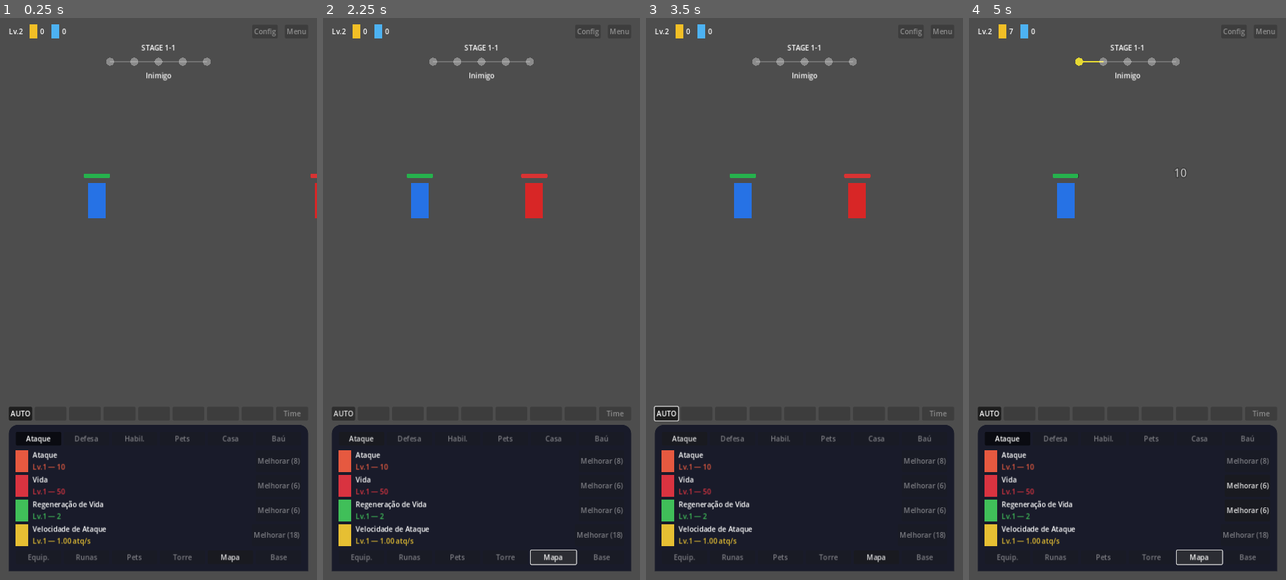
Above: before the commit, frames 1-4 (left to right).
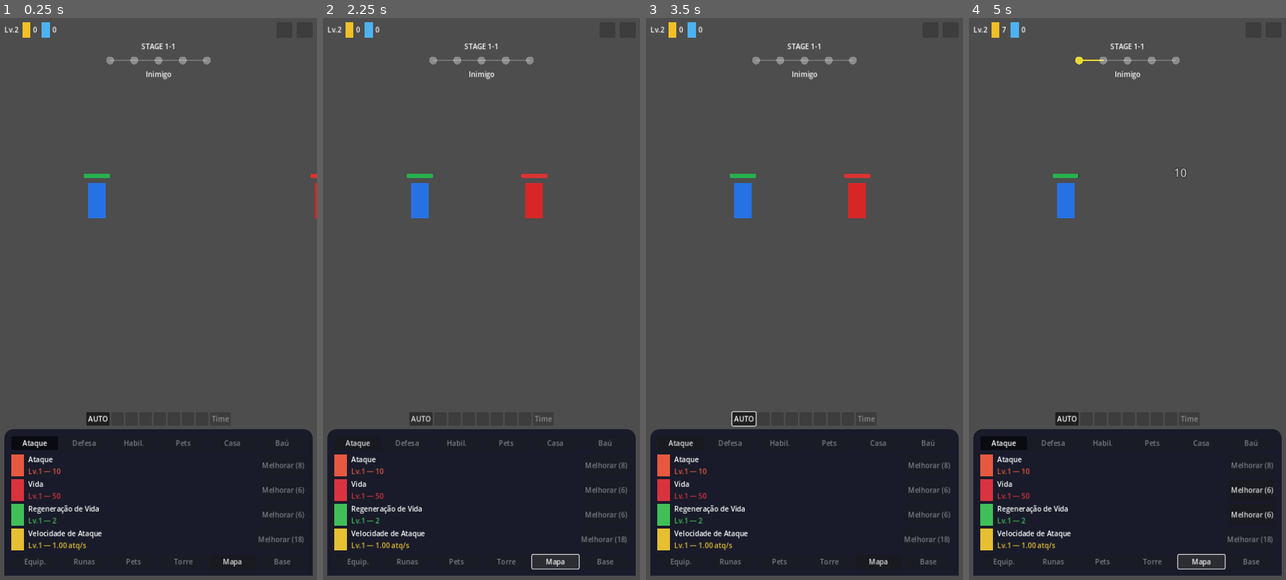
Above: after the commit, the same moments.

Repository: kaducfc/Projetos
Game: Godot game, scene res://scenes/Main.tscn
The game is run twice, just before and just after one commit, with the same random seed, the same clock (stepped at 60 frames per second) and the same inputs.
Inputs:
- Up to frame 1 (0.25 s): no input
- Up to frame 2 (2.25 s): click "AUTO" at 0.5 s; click "Ataque" at 1.25 s; click "Mapa" at 2 s
- Up to frame 3 (3.5 s): click "AUTO" at 2.75 s
- Up to frame 4 (5 s): click "Ataque" at 3.5 s; click "Mapa" at 4.25 s

The runs differ from the first frame. In frame 1, 6.7% of the frame differs, in the area x 1-99%, y 0-100%; in frame 2, 6.5%; in frame 3, 6.5%; in frame 4, 6.9%.

Commit message:
Fixa tamanho da janela de teste no projeto e compacta a HUD
window_width/height_override agora vai versionado (360x640), não
depende mais de configurar manualmente no editor. TopBar e AbilityBar
usam tamanhos fixos e compactos (botões sem texto viram quadrados
pequenos) para não estourar a largura da tela.

Diff:
--- a/idle-hero-godot/project.godot
+++ b/idle-hero-godot/project.godot
@@ -24,6 +24,8 @@
 
 window/size/viewport_width=720
 window/size/viewport_height=1280
+window/size/window_width_override=360
+window/size/window_height_override=640
 window/handheld/orientation="portrait"
 window/stretch/mode="canvas_items"
 window/stretch/aspect="keep"
--- a/idle-hero-godot/scenes/HUD.tscn
+++ b/idle-hero-godot/scenes/HUD.tscn
@@ -24,18 +24,18 @@
 anchors_preset = 15
 anchor_right = 1.0
 anchor_bottom = 1.0
-theme_override_constants/margin_left = 20
-theme_override_constants/margin_top = 20
-theme_override_constants/margin_right = 20
-theme_override_constants/margin_bottom = 20
+theme_override_constants/margin_left = 10
+theme_override_constants/margin_top = 14
+theme_override_constants/margin_right = 10
+theme_override_constants/margin_bottom = 10
 
 [node name="VBoxContainer" type="VBoxContainer" parent="MarginContainer"]
 layout_mode = 2
+theme_override_constants/separation = 8
+
+[node name="TopBar" type="HBoxContainer" parent="MarginContainer/VBoxContainer"]
+layout_mode = 2
 theme_override_constants/separation = 10
-
-[node name="TopBar" type="HBoxContainer" parent="MarginContainer/VBoxContainer"]
-layout_mode = 2
-theme_override_constants/separation = 16
 
 [node name="PlayerBadge" type="HBoxContainer" parent="MarginContainer/VBoxContainer/TopBar"]
 layout_mode = 2
@@ -75,14 +75,14 @@
 size_flags_horizontal = 3
 
 [node name="SettingsButton" type="Button" parent="MarginContainer/VBoxContainer/TopBar"]
-layout_mode = 2
-disabled = true
-text = "Config"
+custom_minimum_size = Vector2(36, 36)
+layout_mode = 2
+disabled = true
 
 [node name="MenuButton" type="Button" parent="MarginContainer/VBoxContainer/TopBar"]
-layout_mode = 2
-disabled = true
-text = "Menu"
+custom_minimum_size = Vector2(36, 36)
+layout_mode = 2
+disabled = true
 
 [node name="StageBanner" type="VBoxContainer" parent="MarginContainer/VBoxContainer"]
 layout_mode = 2
@@ -116,52 +116,54 @@
 
 [node name="AbilityBar" type="HBoxContainer" parent="MarginContainer/VBoxContainer"]
 layout_mode = 2
-theme_override_constants/separation = 6
+theme_override_constants/separation = 4
+alignment = 1
 
 [node name="AutoButton" type="Button" parent="MarginContainer/VBoxContainer/AbilityBar"]
+custom_minimum_size = Vector2(46, 30)
 layout_mode = 2
 toggle_mode = true
 button_pressed = true
 text = "AUTO"
 
 [node name="Slot1" type="Button" parent="MarginContainer/VBoxContainer/AbilityBar"]
-layout_mode = 2
-size_flags_horizontal = 3
+custom_minimum_size = Vector2(28, 28)
+layout_mode = 2
 disabled = true
 
 [node name="Slot2" type="Button" parent="MarginContainer/VBoxContainer/AbilityBar"]
-layout_mode = 2
-size_flags_horizontal = 3
+custom_minimum_size = Vector2(28, 28)
+layout_mode = 2
 disabled = true
 
 [node name="Slot3" type="Button" parent="MarginContainer/VBoxContainer/AbilityBar"]
-layout_mode = 2
-size_flags_horizontal = 3
+custom_minimum_size = Vector2(28, 28)
+layout_mode = 2
 disabled = true
 
 [node name="Slot4" type="Button" parent="MarginContainer/VBoxContainer/AbilityBar"]
-layout_mode = 2
-size_flags_horizontal = 3
+custom_minimum_size = Vector2(28, 28)
+layout_mode = 2
 disabled = true
 
 [node name="Slot5" type="Button" parent="MarginContainer/VBoxContainer/AbilityBar"]
-layout_mode = 2
-size_flags_horizontal = 3
+custom_minimum_size = Vector2(28, 28)
+layout_mode = 2
 disabled = true
 
 [node name="Slot6" type="Button" parent="MarginContainer/VBoxContainer/AbilityBar"]
-layout_mode = 2
-size_flags_horizontal = 3
+custom_minimum_size = Vector2(28, 28)
+layout_mode = 2
 disabled = true
 
 [node name="Slot7" type="Button" parent="MarginContainer/VBoxContainer/AbilityBar"]
-layout_mode = 2
-size_flags_horizontal = 3
+custom_minimum_size = Vector2(28, 28)
+layout_mode = 2
 disabled = true
 
 [node name="TeamButton" type="Button" parent="MarginContainer/VBoxContainer/AbilityBar"]
-layout_mode = 2
-size_flags_horizontal = 3
+custom_minimum_size = Vector2(40, 30)
+layout_mode = 2
 disabled = true
 text = "Time"
 
